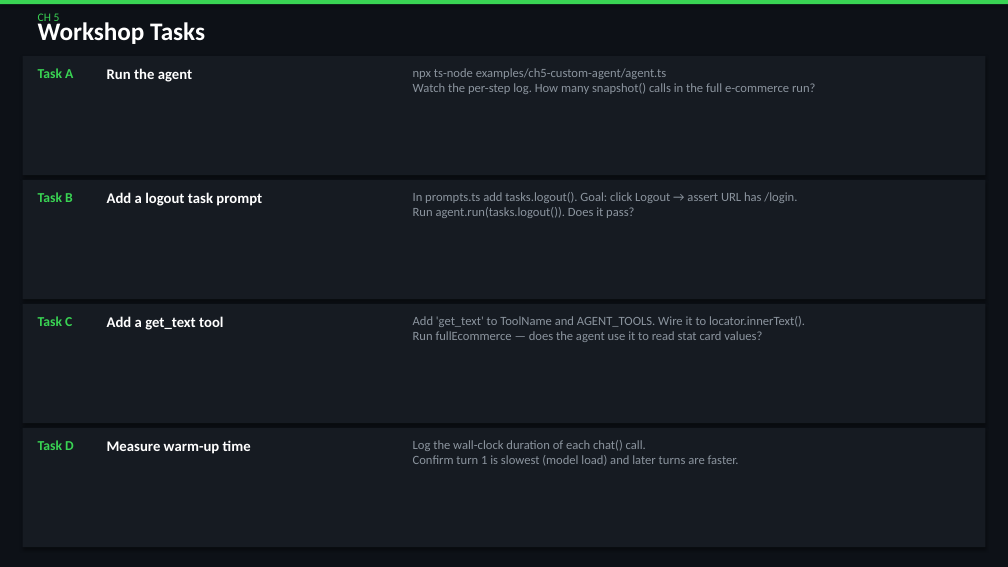
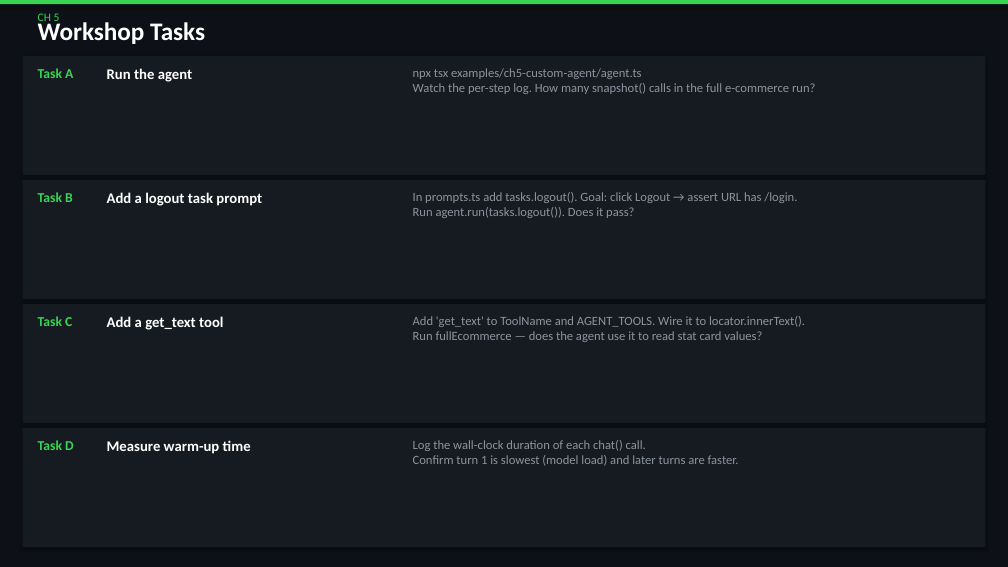
Before and after one commit to QA-Olympians-Academy/web-detective, a slide deck: slide 60 of web-detective-workshop.pptx. Drawn at 1008x567 pixels with LibreOffice and Linux fonts; fonts in the diff are those of the drawing. Boxes give left, top, right and bottom in pixels: in the first picture for what was removed or moved away, otherwise in the second. Text is boxed around its words. In the diff, an @@ line names an element or a change of style, - is before the commit and + after.

Commit message:
fix ts-node

```diff
--- a/web-detective-workshop.pptx
+++ b/web-detective-workshop.pptx
@@ text at box(413, 68, 815, 94): text changed @@
-npx ts-node examples/ch5-custom-agent/agent.ts
-Watch the per-step log. How many snapshot() calls in the full e-commerce run?
+npx tsx examples/ch5-custom-agent/agent.ts
+Watch the per-step log. How many snapshot() calls in the full e-commerce run?
```
Also in this commit, not shown: 8 other slides changed, 29 other files.
